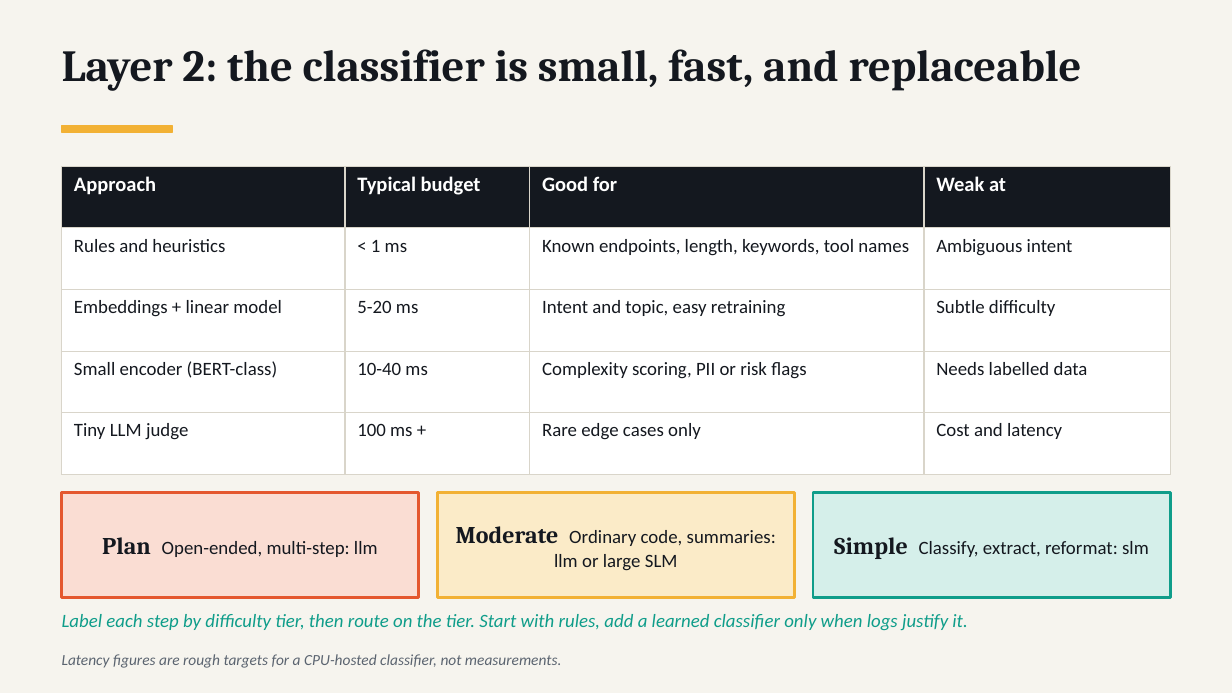
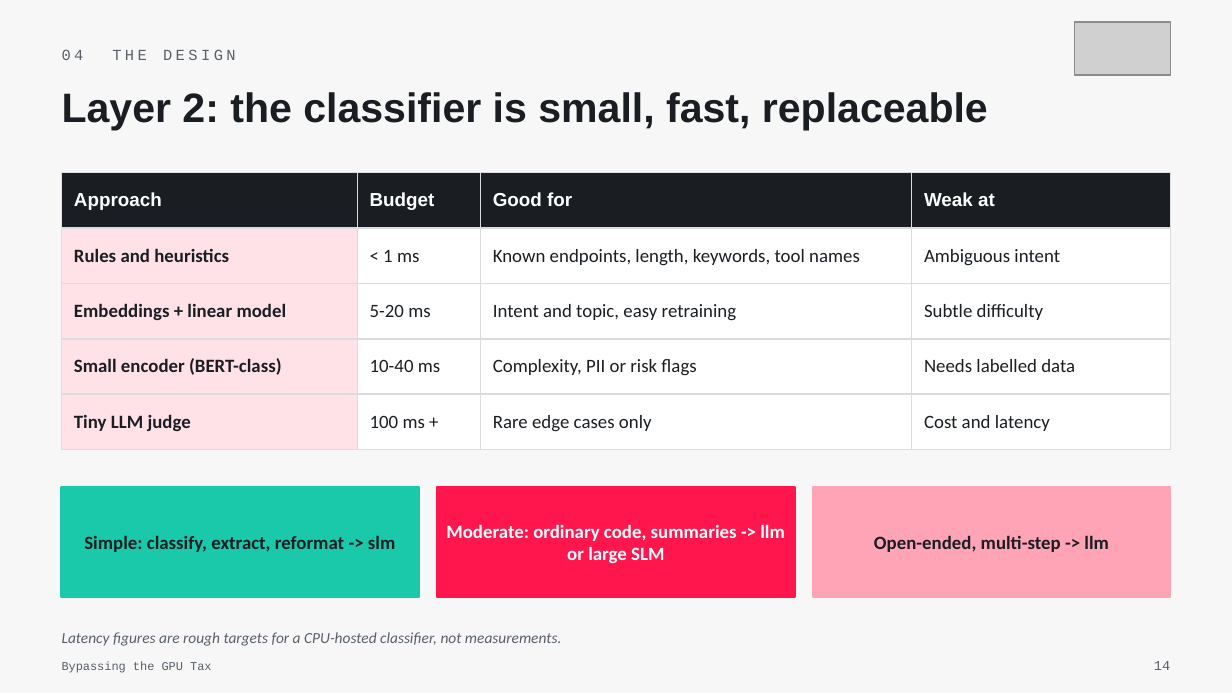
Before and after one commit to Sagar2366/bypassing-the-gpu-tax, a slide deck: slide 14 of slides/WeAreDevelopers-India-Bypassing-the-GPU-Tax.pptx (slide 9 before the commit). Drawn at 1232x693 pixels with LibreOffice and Linux fonts; fonts in the diff are those of the drawing; grey boxes stand for pictures. Boxes give left, top, right and bottom in pixels: in the first picture for what was removed or moved away, otherwise in the second. Text is boxed around its words. In the diff, an @@ line names an element or a change of style, - is before the commit and + after.

```diff
--- a/slides/WeAreDevelopers-India-Bypassing-the-GPU-Tax.pptx
+++ b/slides/WeAreDevelopers-India-Bypassing-the-GPU-Tax.pptx
@@ background #F6F4EE to #F7F7F8 @@
@@ picture added at [1074, 22, 1170, 75] @@
@@ text added at [62, 49, 236, 60], 9 pt, text #5A6068 @@
+04 THE DESIGN
@@ text at [62, 92, 988, 130]: text changed; size 26 to 24 pt; font Cambria to Arial; text colour #14181F to #1A1E22 @@
-Layer 2: the classifier is small, fast, and replaceable
+Layer 2: the classifier is small, fast, replaceable
@@ rectangle removed at [62, 126, 172, 132] @@
@@ table at [62, 172, 1170, 436] @@
-row 1, column 2: Typical budget
+row 1, column 2: Budget
-row 4, column 3: Complexity scoring, PII or risk flags
+row 4, column 3: Complexity, PII or risk flags
@@ fill #14181F to #1A1E22 in row 1 @@
@@ fill #FFFFFF to #FFE1E8 in 4 cells @@
@@ size 12 to 11 pt, font Calibri to Arial in "Approach", "Good for", "Weak at" @@
@@ text colour #14181F to #1A1E22 in "Rules and heuristics", "< 1 ms", "Known endpoints, length, keywords, tool names", "Ambiguous intent" and 11 more places @@
@@ bold on in "Rules and heuristics", "Embeddings + linear model", "Small encoder (BERT-class)", "Tiny LLM judge" @@
@@ borders changed @@
@@ table: place and size @@
-table at [62, 166, 1170, 444]
+table at [62, 172, 1170, 436]
@@ rectangle: place and size @@
-rectangle at [62, 493, 419, 598]
+rectangle at [62, 487, 419, 598]
@@ rectangle at [62, 487, 419, 598]: fill #FADDD3 to #19C9A9; outline #E4572E 1.5 pt to #19C9A9 1.25 pt @@
@@ rectangle: place and size @@
-rectangle at [437, 493, 795, 598]
+rectangle at [437, 487, 795, 598]
@@ rectangle at [437, 487, 795, 598]: fill #FBEBC8 to #FF164C; outline #F2B134 1.5 pt to #FF164C 1.25 pt @@
@@ rectangle: place and size @@
-rectangle at [813, 493, 1170, 598]
+rectangle at [813, 487, 1170, 598]
@@ rectangle at [813, 487, 1170, 598]: fill #D5EFEA to #FFA3B7; outline #0F9D8A 1.5 pt to #FFA3B7 1.25 pt @@
@@ text at [84, 536, 395, 552]: text changed; text colour #14181F to #1A1E22; bold on @@
-Simple Classify, extract, reformat: slm
+Simple: classify, extract, reformat -> slm
@@ text at [446, 524, 785, 563]: text changed; text colour #14181F to #FFFFFF; bold on @@
-Moderate Ordinary code, summaries: llm or large SLM
+Moderate: ordinary code, summaries -> llm or large SLM
@@ text at [874, 535, 1109, 552]: text changed; text colour #14181F to #1A1E22; bold on @@
-Plan Open-ended, multi-step: llm
+Open-ended, multi-step -> llm
@@ text "Latency figures are rough targets ...": place and size @@
-text "Latency figures are rough targets ..." at [62, 654, 561, 668]
+text "Latency figures are rough targets ..." at [62, 632, 561, 646]
@@ text "Latency figures are rough targets ..." at [62, 632, 561, 646]: text colour #5B6470 to #5A6068 @@
@@ text removed at [62, 614, 967, 630] @@
-Label each step by difficulty tier, then route on the tier. Start with rules, add a learned classifier only when logs justify it.
@@ text added at [62, 661, 211, 673], 7 pt, text #5A6068 @@
+Bypassing the GPU Tax
@@ text added at [1154, 661, 1170, 670], 8 pt, text #5A6068 @@
+14
```
Also in this commit, not shown: 15 other slides changed, 20 slides added, 8 slides removed, 2 other files.
